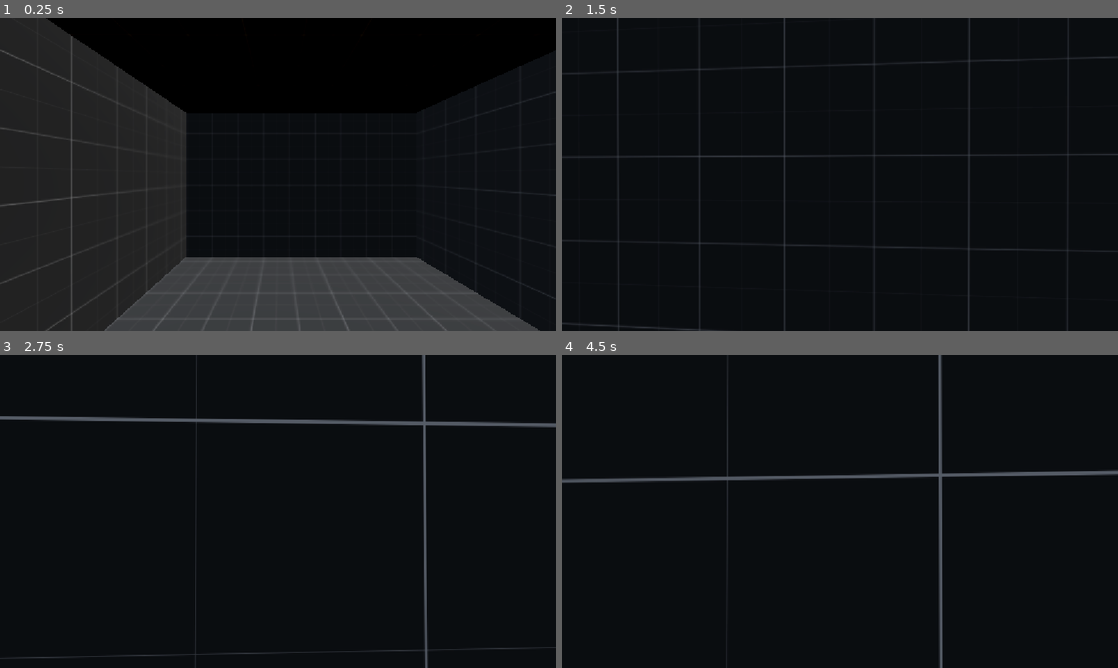
Above: before the commit, frames 1-4 (two rows, left to right).
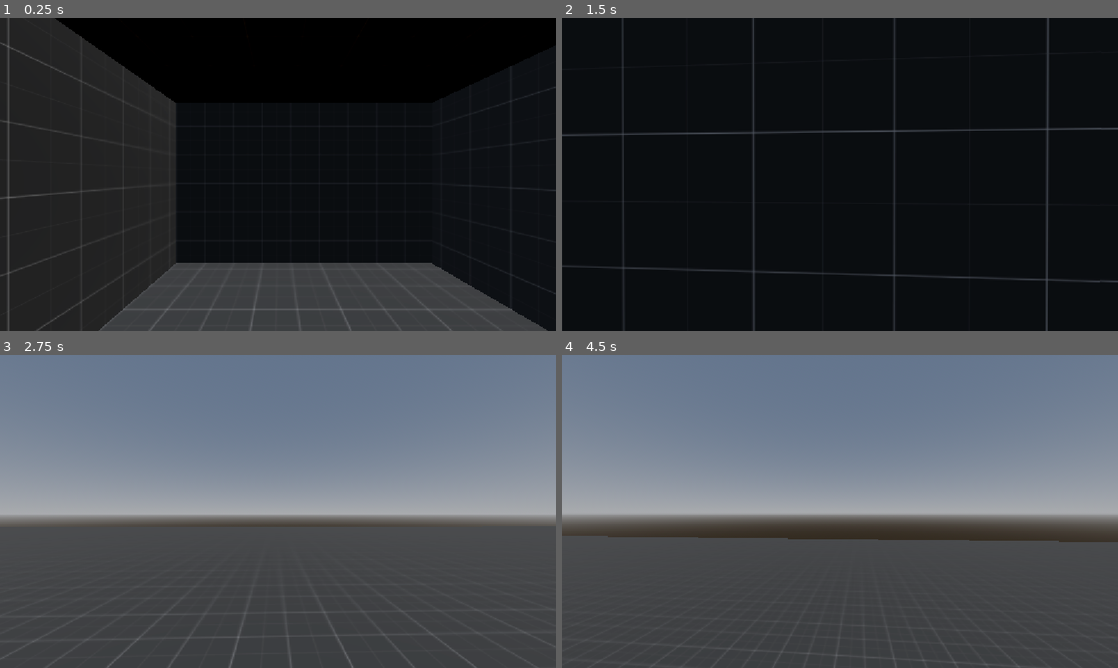
Above: after the commit, the same moments.

Repository: TNicolleDev/RE2Remake
Game: Godot game, scene res://Prototypes/ResidentEvil/1f_east_wing.tscn
The game is run twice, just before and just after one commit, with the same random seed, the same clock (stepped at 60 frames per second) and the same inputs. Before the commit the project has no main scene; this scene is started directly in both runs.
Inputs (mouse positions are in pixels of both pictures, inside the frame that each line leads up to):
- Up to frame 1 (0.25 s): no input
- Up to frame 2 (1.5 s): tap Enter (ui_accept) at 0.5, 0.77, 0.8, 1.07, 1.35 s; move the mouse to (867, 174) at 0.52 s; hold E (interact, bound only after the commit) 0.53-1.28 s; hold W (move_forward) from 0.53 s (still down); move the mouse to (812, 174) at 1.27 s
- Up to frame 3 (2.75 s): keep holding W (move_forward); tap Enter (ui_accept) at 1.52, 1.82, 2.3 s; tap E (interact, bound only after the commit) at 1.55 s; move the mouse to (289, 505) at 2.02 s; hold E (interact, bound only after the commit) from 2.03 s (still down)
- Up to frame 4 (4.5 s): keep holding W (move_forward); move the mouse to (834, 517) at 2.77 s; release E (interact, bound only after the commit) at 2.78 s; tap E (interact, bound only after the commit) at 2.85, 4.35 s; tap Enter (ui_accept) at 3.02, 3.32, 3.6, 3.77, 4.07 s; move the mouse to (878, 514) at 3.52 s; move the mouse to (795, 508) at 4.27 s

The runs differ from the first frame. In frame 1, 3.3% of the frame differs, in the area x 0-100%, y 0-100%; in frame 2, 3.7%; in frame 3, 100%; in frame 4, 100%.

Commit message:
trying something

Diff:
--- /dev/null
+++ b/Materials/floor.tres
@@ -0,0 +1,6 @@
+[gd_resource type="StandardMaterial3D" format=3 uid="uid://w6qssmhhh8nm"]
+
+[resource]
+albedo_color = Color(0.37413922, 0.37413928, 0.37413913, 1)
+metallic_specular = 0.0
+emission_enabled = true
--- /dev/null
+++ b/Props/Classroom/class_room_door.tscn
@@ -0,0 +1,185 @@
+[gd_scene format=3 uid="uid://bmopk2yat1vgb"]
+
+[ext_resource type="Script" uid="uid://mxonuectpbrq" path="res://Scripts/Props/door.gd" id="1_4ukgi"]
+[ext_resource type="Material" uid="uid://bdx34i4tmxqsh" path="res://Materials/meters_on_boxes.tres" id="1_jkhi4"]
+
+[sub_resource type="Animation" id="Animation_3a5wy"]
+length = 0.001
+tracks/0/type = "value"
+tracks/0/imported = false
+tracks/0/enabled = true
+tracks/0/path = NodePath("DoorHinge:rotation")
+tracks/0/interp = 1
+tracks/0/loop_wrap = true
+tracks/0/keys = {
+"times": PackedFloat32Array(0),
+"transitions": PackedFloat32Array(1),
+"update": 0,
+"values": [Vector3(0, 0, 0)]
+}
+tracks/1/type = "value"
+tracks/1/imported = false
+tracks/1/enabled = true
+tracks/1/path = NodePath("DoorHinge/Label3D:visible")
+tracks/1/interp = 1
+tracks/1/loop_wrap = true
+tracks/1/keys = {
+"times": PackedFloat32Array(0),
+"transitions": PackedFloat32Array(1),
+"update": 1,
+"values": [false]
+}
+tracks/2/type = "value"
+tracks/2/imported = false
+tracks/2/enabled = true
+tracks/2/path = NodePath("DoorHinge/Label3D:transparency")
+tracks/2/interp = 1
+tracks/2/loop_wrap = true
+tracks/2/keys = {
+"times": PackedFloat32Array(0),
+"transitions": PackedFloat32Array(1),
+"update": 0,
+"values": [0.0]
+}
+
+[sub_resource type="Animation" id="Animation_4ukgi"]
+resource_name = "animate_label"
+length = 2.5000000000000004
+tracks/0/type = "value"
+tracks/0/imported = false
+tracks/0/enabled = true
+tracks/0/path = NodePath("DoorHinge/Label3D:visible")
+tracks/0/interp = 1
+tracks/0/loop_wrap = true
+tracks/0/keys = {
+"times": PackedFloat32Array(0, 2.5),
+"transitions": PackedFloat32Array(1, 1),
+"update": 1,
+"values": [true, false]
+}
+tracks/1/type = "value"
+tracks/1/imported = false
+tracks/1/enabled = true
+tracks/1/path = NodePath("DoorHinge/Label3D:transparency")
+tracks/1/interp = 1
+tracks/1/loop_wrap = true
+tracks/1/keys = {
+"times": PackedFloat32Array(0, 2.5),
+"transitions": PackedFloat32Array(1, 1),
+"update": 0,
+"values": [0.0, 1.0]
+}
+
+[sub_resource type="Animation" id="Animation_h7emr"]
+resource_name = "close"
+length = 0.5
+tracks/0/type = "value"
+tracks/0/imported = false
+tracks/0/enabled = true
+tracks/0/path = NodePath("DoorHinge:rotation")
+tracks/0/interp = 1
+tracks/0/loop_wrap = true
+tracks/0/keys = {
+"times": PackedFloat32Array(0, 0.5),
+"transitions": PackedFloat32Array(1, 1),
+"update": 0,
+"values": [Vector3(0, -1.5707964, 0), Vector3(0, 0, 0)]
+}
+
+[sub_resource type="Animation" id="Animation_eocd3"]
+resource_name = "open"
+length = 0.5
+tracks/0/type = "value"
+tracks/0/imported = false
+tracks/0/enabled = true
+tracks/0/path = NodePath("DoorHinge:rotation")
+tracks/0/interp = 1
+tracks/0/loop_wrap = true
+tracks/0/keys = {
+"times": PackedFloat32Array(0, 0.5),
+"transitions": PackedFloat32Array(1, 1),
+"update": 0,
+"values": [Vector3(0, 0, 0), Vector3(0, -1.5707964, 0)]
+}
+
+[sub_resource type="AnimationLibrary" id="AnimationLibrary_r0jjm"]
+_data = {
+&"RESET": SubResource("Animation_3a5wy"),
+&"animate_label": SubResource("Animation_4ukgi"),
+&"close": SubResource("Animation_h7emr"),
+&"open": SubResource("Animation_eocd3")
+}
+
+[sub_resource type="BoxMesh" id="BoxMesh_xoiw8"]
+size = Vector3(1.5, 3, 0.1)
+
+[sub_resource type="BoxShape3D" id="BoxShape3D_xoiw8"]
+size = Vector3(1.5, 3, 0.1)
+
+[sub_resource type="BoxShape3D" id="BoxShape3D_yyujw"]
+size = Vector3(0.25, 0.25, 0.25)
+
+[sub_resource type="StandardMaterial3D" id="StandardMaterial3D_yyujw"]
+albedo_color = Color(0, 0, 0, 1)
+
+[sub_resource type="SphereMesh" id="SphereMesh_xoiw8"]
+material = SubResource("StandardMaterial3D_yyujw")
+radius = 0.05
+height = 0.1
+
+[node name="ClassRoomDoor" type="Node3D" unique_id=1041261534 groups=["Door"]]
+script = ExtResource("1_4ukgi")
+
+[node name="AnimationPlayer" type="AnimationPlayer" parent="." unique_id=480886233]
+libraries/ = SubResource("AnimationLibrary_r0jjm")
+
+[node name="DoorFrame" type="CSGCombiner3D" parent="." unique_id=657457179]
+use_collision = true
+
+[node name="CSGBox3D" type="CSGBox3D" parent="DoorFrame" unique_id=1825135446]
+transform = Transform3D(1, 0, 0, 0, 1, 0, 0, 0, 1, 0, 1.5, 0)
+size = Vector3(2, 3.5, 0.5)
+material = ExtResource("1_jkhi4")
+
+[node name="CSGBox3D2" type="CSGBox3D" parent="DoorFrame" unique_id=987099726]
+transform = Transform3D(1, 0, 0, 0, 1, 0, 0, 0, 1, 0, 1.5, 0)
+operation = 2
+size = Vector3(1.5, 3, 1)
+material = ExtResource("1_jkhi4")
+
+[node name="DoorHinge" type="Node3D" parent="." unique_id=768495727]
+transform = Transform3D(1, 0, 0, 0, 1, 0, 0, 0, 1, -0.75, 1.5, 0)
+
+[node name="MeshInstance3D" type="MeshInstance3D" parent="DoorHinge" unique_id=1161522033]
+transform = Transform3D(1, 0, 0, 0, 1, 0, 0, 0, 1, 0.75, 0, 0)
+mesh = SubResource("BoxMesh_xoiw8")
+
+[node name="RigidBody3D" type="RigidBody3D" parent="DoorHinge" unique_id=529640862]
+
+[node name="CollisionShape3D" type="CollisionShape3D" parent="DoorHinge/RigidBody3D" unique_id=593533984]
+transform = Transform3D(1, 0, 0, 0, 1, 0, 0, 0, 1, 0.75, 0, 0)
+shape = SubResource("BoxShape3D_xoiw8")
+
+[node name="Area3D" type="Area3D" parent="DoorHinge" unique_id=1693955989]
+transform = Transform3D(1, 0, 0, 0, 1, 0, 0, 0, 1, 0.3043348, 0, 0)
+
+[node name="CollisionShape3D" type="CollisionShape3D" parent="DoorHinge/Area3D" unique_id=2022978042]
+transform = Transform3D(1, 0, 0, 0, 1, 0, 0, 0, 1, 1.0305798, 0, 0)
+shape = SubResource("BoxShape3D_yyujw")
+debug_color = Color(0.8016762, 0, 0.46336335, 0.41960785)
+
+[node name="DoorKnob" type="MeshInstance3D" parent="DoorHinge" unique_id=944144116]
+transform = Transform3D(1, 0, 0, 0, 1, 0, 0, 0, 1, 1.392318, -0.003923893, -0.0889137)
+mesh = SubResource("SphereMesh_xoiw8")
+
+[node name="Label3D" type="Label3D" parent="DoorHinge" unique_id=1042429915]
+transform = Transform3D(-4.371139e-08, 0, 1, 0, 1, 0, -1, 0, -4.371139e-08, 1.3622308, -0.010110855, -0.47829258)
+visible = false
+billboard = 2
+text = "Press \"e'"
+outline_size = 16
+uppercase = true
+
+[connection signal="area_entered" from="DoorHinge/Area3D" to="." method="_on_area_3d_area_entered"]
+[connection signal="area_exited" from="DoorHinge/Area3D" to="." method="_on_area_3d_area_exited"]
+[connection signal="mouse_entered" from="DoorHinge/Area3D" to="." method="_on_area_3d_mouse_entered"]
--- /dev/null
+++ b/Prototypes/SchoolHorror/class_room.tscn
@@ -0,0 +1,141 @@
+[gd_scene format=3 uid="uid://wb3akhk54cf6"]
+
+[ext_resource type="Material" uid="uid://w6qssmhhh8nm" path="res://Materials/floor.tres" id="1_jltub"]
+[ext_resource type="Material" uid="uid://bdx34i4tmxqsh" path="res://Materials/meters_on_boxes.tres" id="2_cb2uj"]
+[ext_resource type="PackedScene" uid="uid://hw4ctmcm8g6a" path="res://Tofu/tofu.tscn" id="3_sfkf4"]
+[ext_resource type="PackedScene" uid="uid://bmopk2yat1vgb" path="res://Props/Classroom/class_room_door.tscn" id="4_cb2uj"]
+
+[sub_resource type="ProceduralSkyMaterial" id="ProceduralSkyMaterial_jltub"]
+sky_horizon_color = Color(0.66224277, 0.6717428, 0.6867428, 1)
+ground_horizon_color = Color(0.66224277, 0.6717428, 0.6867428, 1)
+
+[sub_resource type="Sky" id="Sky_cb2uj"]
+sky_material = SubResource("ProceduralSkyMaterial_jltub")
+
+[sub_resource type="Environment" id="Environment_sfkf4"]
+background_mode = 2
+sky = SubResource("Sky_cb2uj")
+glow_enabled = true
+
+[node name="ClassRoom" type="Node3D" unique_id=190655116]
+
+[node name="WorldEnvironment" type="WorldEnvironment" parent="." unique_id=1311089773]
+environment = SubResource("Environment_sfkf4")
+
+[node name="DirectionalLight3D" type="DirectionalLight3D" parent="." unique_id=882698497]
+transform = Transform3D(-0.8660254, -0.43301278, 0.25, 0, 0.49999997, 0.86602545, -0.50000006, 0.75, -0.43301266, 0, 0, 0)
+shadow_enabled = true
+
+[node name="Floor" type="CSGBox3D" parent="." unique_id=1592480122]
+transform = Transform3D(1, 0, 0, 0, 1, 0, 0, 0, 1, 0, -1.5, 0)
+material_override = ExtResource("2_cb2uj")
+use_collision = true
+size = Vector3(20, 0.1, 20)
+material = ExtResource("1_jltub")
+
+[node name="Ceiling" type="CSGBox3D" parent="." unique_id=1944776118]
+transform = Transform3D(1, 0, 0, 0, 1, 0, 0, 0, 1, 0, 1.745, 0)
+visible = false
+material_override = ExtResource("2_cb2uj")
+use_collision = true
+size = Vector3(20, 0.5, 20)
+material = ExtResource("1_jltub")
+
+[node name="Halls" type="CSGCombiner3D" parent="." unique_id=36960829]
+use_collision = true
+
+[node name="LeftHall" type="CSGBox3D" parent="Halls" unique_id=747790999]
+transform = Transform3D(1, 0, 0, 0, 1, 0, 0, 0, 1, -7.5, 0, 0)
+size = Vector3(5, 3, 20)
+material = ExtResource("2_cb2uj")
+
+[node name="TopHall" type="CSGBox3D" parent="Halls" unique_id=1947548367]
+transform = Transform3D(-4.371139e-08, 0, 1, 0, 1, 0, -1, 0, -4.371139e-08, 0, 0, -7.5)
+size = Vector3(5, 3, 20)
+material = ExtResource("2_cb2uj")
+
+[node name="LeftHallInterior" type="CSGBox3D" parent="Halls" unique_id=932166534]
+transform = Transform3D(1, 0, 0, 0, 1, 0, 0, 0, 1, -7.5, 0, 0)
+operation = 2
+size = Vector3(4, 3, 19)
+material = ExtResource("2_cb2uj")
+
+[node name="TopHallInterior" type="CSGBox3D" parent="Halls" unique_id=1008353661]
+transform = Transform3D(-4.371139e-08, 0, 1, 0, 1, 0, -1, 0, -4.371139e-08, 0, 0, -7.5)
+operation = 2
+size = Vector3(4, 3, 19)
+material = ExtResource("2_cb2uj")
+
+[node name="TopHallBathroomDoor" type="CSGBox3D" parent="Halls" unique_id=1093327875]
+transform = Transform3D(1, 0, 0, 0, 1, 0, 0, 0, 1, -3, 0, -5.25)
+operation = 2
+size = Vector3(1.5, 3, 1)
+material = ExtResource("2_cb2uj")
+
+[node name="TopHallClassRoomDoor" type="CSGBox3D" parent="Halls" unique_id=352795376]
+transform = Transform3D(1, 0, 0, 0, 1, 0, 0, 0, 1, 7.5, 0, -5.25)
+operation = 2
+size = Vector3(1.5, 3, 1)
+material = ExtResource("2_cb2uj")
+
+[node name="ExitDoorKeyRequired" type="CSGBox3D" parent="Halls" unique_id=1303902218]
+transform = Transform3D(-4.371139e-08, 0, -1, 0, 1, 0, 1, 0, -4.371139e-08, -9.75, 0, 6.3415585)
+operation = 2
+size = Vector3(1.5, 3, 1)
+material = ExtResource("2_cb2uj")
+
+[node name="Bathroom" type="CSGCombiner3D" parent="." unique_id=372436660]
+transform = Transform3D(1, 0, 0, 0, 1, 0, 0, 0, 1, -3, 0, -0.5)
+use_collision = true
+
+[node name="BathroomExterior" type="CSGBox3D" parent="Bathroom" unique_id=442371074]
+material_override = ExtResource("2_cb2uj")
+size = Vector3(5, 3, 10)
+material = ExtResource("2_cb2uj")
+
+[node name="BathroomInterior" type="CSGBox3D" parent="Bathroom" unique_id=94572110]
+operation = 2
+size = Vector3(4, 3, 9)
+material = ExtResource("2_cb2uj")
+
+[node name="Door" type="CSGBox3D" parent="Bathroom" unique_id=906972722]
+transform = Transform3D(1, 0, 0, 0, 1, 0, 0, 0, 1, 0, 0, -4.75)
+operation = 2
+size = Vector3(1.5, 3, 1)
+material = ExtResource("2_cb2uj")
+
+[node name="ClassRoom" type="CSGCombiner3D" parent="." unique_id=916064383]
+use_collision = true
+
+[node name="ClassRoomExterior" type="CSGBox3D" parent="ClassRoom" unique_id=1476401504]
+transform = Transform3D(1, 0, 0, 0, 1, 0, 0, 0, 1, 4.5, 0, 2.25)
+material_override = ExtResource("2_cb2uj")
+size = Vector3(11, 3, 15.5)
+material = ExtResource("2_cb2uj")
+
+[node name="ClassRoomInterior" type="CSGBox3D" parent="ClassRoom" unique_id=1188872930]
+transform = Transform3D(1, 0, 0, 0, 1, 0, 0, 0, 1, 4.5, 0, 2.25)
+material_override = ExtResource("2_cb2uj")
+operation = 2
+size = Vector3(10, 3, 14.5)
+material = ExtResource("2_cb2uj")
+
+[node name="ClassRoomDoor" type="CSGBox3D" parent="ClassRoom" unique_id=99934017]
+transform = Transform3D(1, 0, 0, 0, 1, 0, 0, 0, 1, 7.5, 0, -5.25)
+operation = 2
+size = Vector3(1.5, 3, 1)
+material = ExtResource("2_cb2uj")
+
+[node name="Tofu" parent="." unique_id=1542248161 instance=ExtResource("3_sfkf4")]
+transform = Transform3D(1, 0, 0, 0, 1, 0, 0, 0, 1, 2.017168, 0.9328636, 0)
+
+[node name="Doors" type="Node3D" parent="." unique_id=2110303225]
+
+[node name="DoorToClassRoom" parent="Doors" unique_id=1041261534 instance=ExtResource("4_cb2uj")]
+transform = Transform3D(-1, 0, -8.742278e-08, 0, 1, 0, 8.742278e-08, 0, -1, 7.5, -1.45, -5.25)
+
+[node name="DoorToWashRoom" parent="Doors" unique_id=1341724844 instance=ExtResource("4_cb2uj")]
+transform = Transform3D(1, 0, 0, 0, 1, 0, 0, 0, 1, -3, -1.45, -5.25)
+
+[node name="DoorToWashRoom2" parent="Doors" unique_id=619927079 instance=ExtResource("4_cb2uj")]
+transform = Transform3D(-4.371139e-08, 0, 1, 0, 1, 0, -1, 0, -4.371139e-08, -9.75, -1.45, 6.35)
--- /dev/null
+++ b/Scripts/Props/door.gd
@@ -0,0 +1,59 @@
+class_name Door extends Interactable
+
+@export var is_unlocked: bool = false
+
+var can_interact = false
+
+var is_closed: bool = true
+var is_open: bool = false
+
+
+@onready var animation_player: AnimationPlayer = $AnimationPlayer
+@onready var label_3d: Label3D = $DoorHinge/Label3D
+
+
+
+func _unhandled_input(event: InputEvent) -> void:
+	if event.is_action_pressed("interact") and can_interact:
+		interact()
+
+
+func interact():
+	check_if_locked()
+	if !is_unlocked:
+		return
+	if is_closed:
+		open()
+		is_closed = false
+		is_open = true
+	else:
+		close()
+		is_closed = true
+		is_open = false
+
+func open() -> void:
+	animation_player.play("open")
+
+func close() -> void:
+	animation_player.play("close")
+
+
+func _on_area_3d_area_entered(_area: Area3D) -> void:
+	can_interact = true
+	change_label_visibility()
+
+
+
+func _on_area_3d_area_exited(_area: Area3D) -> void:
+	can_interact = false
+
+
+func change_label_visibility():
+	animation_player.play("animate_label")
+
+func check_if_locked() -> void:
+	if !is_unlocked:
+		label_3d.text = "This is locked... You need to find the key."
+		label_3d.visible = true
+		await get_tree().create_timer(3.0).timeout
+		label_3d.visible = false
--- /dev/null
+++ b/Scripts/interactable.gd
@@ -0,0 +1,4 @@
+@abstract
+class_name Interactable extends Node3D
+
+@abstract func interact()
--- a/Tofu/tofu.gd
+++ b/Tofu/tofu.gd
@@ -1,12 +1,16 @@
 extends CharacterBody3D
 
 @export var speed:float = 3.0
+@export var aim_sensitivity: float = 0.001
+@export var jump_velocity: float = 5.0
 
-const JUMP_VELOCITY = 4.5
 @onready var camera_pivot: Node3D = $CameraPivot
+
+
+
+
+
 var mouse_motion:= Vector2.ZERO
-
-@export var aim_sensitivity: float = 0.001
 
 func _ready() -> void:
 	Input.mouse_mode = Input.MOUSE_MODE_CAPTURED
@@ -20,7 +24,7 @@
 
 	# Handle jump.
 	if Input.is_action_just_pressed("ui_accept") and is_on_floor():
-		velocity.y = JUMP_VELOCITY
+		velocity.y = jump_velocity
 
 	# Get the input direction and handle the movement/deceleration.
 	# As good practice, you should replace UI actions with custom gameplay actions.
@@ -45,6 +49,7 @@
 
 
 
+
 func handle_camera_rotation()-> void:
 	rotate_y(mouse_motion.x)
 	camera_pivot.rotate_x(mouse_motion.y)
--- a/Tofu/tofu.tscn
+++ b/Tofu/tofu.tscn
@@ -10,6 +10,9 @@
 material = ExtResource("2_h8pv7")
 size = Vector3(0.75, 1.5, 0.75)
 
+[sub_resource type="BoxShape3D" id="BoxShape3D_lgkt8"]
+size = Vector3(1, 0.28710938, 1)
+
 [node name="Tofu" type="CharacterBody3D" unique_id=1542248161]
 script = ExtResource("1_hpemb")
 
@@ -20,6 +23,13 @@
 mesh = SubResource("BoxMesh_jf38b")
 
 [node name="CameraPivot" type="Node3D" parent="." unique_id=932155180]
-transform = Transform3D(1, 0, 0, 0, 1, 0, 0, 0, 1, 0, 0.5476115, -0.08847028)
+transform = Transform3D(1, 0, 0, 0, 1, 0, 0, 0, 1, 0, 0.5, -0.5)
 
 [node name="Camera3D" type="Camera3D" parent="CameraPivot" unique_id=1450898794]
+
+[node name="InteractionZone" type="Area3D" parent="CameraPivot" unique_id=76526273 groups=["Interactor"]]
+transform = Transform3D(1, 0, 0, 0, 1, 0, 0, 0, 1, 0, -0.5, 0.5)
+
+[node name="CollisionShape3D" type="CollisionShape3D" parent="CameraPivot/InteractionZone" unique_id=1082925251]
+transform = Transform3D(1, 0, 0, 0, 1, 0, 0, 0, 1, 0, 0.462, -0.99994016)
+shape = SubResource("BoxShape3D_lgkt8")
--- a/project.godot
+++ b/project.godot
@@ -11,6 +11,7 @@
 [application]
 
 config/name="Resident Evil 2"
+run/main_scene="uid://c3lgt8ukkpicf"
 config/features=PackedStringArray("4.7", "Forward Plus")
 config/icon="res://Assets/icon.svg"
 
@@ -22,6 +23,11 @@
 [dotnet]
 
 project/assembly_name="Resident Evil 2"
+
+[global_group]
+
+Door=""
+Interactor=""
 
 [input]
 
@@ -45,6 +51,11 @@
 "events": [Object(InputEventKey,"resource_local_to_scene":false,"resource_name":"","device":-1,"window_id":0,"alt_press …(192 unchanged characters)…
 ]
 }
+interact={
+"deadzone": 0.2,
+"events": [Object(InputEventKey,"resource_local_to_scene":false,"resource_name":"","device":-1,"window_id":0,"alt_pressed":false,"shift_pressed":false,"ctrl_pressed":false,"meta_pressed":false,"pressed":false,"keycode":0,"physical_keycode":69,"key_label":0,"unicode":101,"location":0,"echo":false,"script":null)
+]
+}
 
 [physics]
 
--- /dev/null
+++ b/sandbox.tscn
@@ -0,0 +1,53 @@
+[gd_scene format=3 uid="uid://c3lgt8ukkpicf"]
+
+[ext_resource type="Material" uid="uid://bdx34i4tmxqsh" path="res://Materials/meters_on_boxes.tres" id="1_cojph"]
+[ext_resource type="PackedScene" uid="uid://hw4ctmcm8g6a" path="res://Tofu/tofu.tscn" id="2_p7lbm"]
+[ext_resource type="PackedScene" uid="uid://bmopk2yat1vgb" path="res://Props/Classroom/class_room_door.tscn" id="3_p7lbm"]
+
+[sub_resource type="ProceduralSkyMaterial" id="ProceduralSkyMaterial_cojph"]
+sky_horizon_color = Color(0.66224277, 0.6717428, 0.6867428, 1)
+ground_horizon_color = Color(0.66224277, 0.6717428, 0.6867428, 1)
+
+[sub_resource type="Sky" id="Sky_p7lbm"]
+sky_material = SubResource("ProceduralSkyMaterial_cojph")
+
+[sub_resource type="Environment" id="Environment_rvmsc"]
+background_mode = 2
+sky = SubResource("Sky_p7lbm")
+glow_enabled = true
+
+[node name="Sandbox" type="Node3D" unique_id=738471781]
+
+[node name="WorldEnvironment" type="WorldEnvironment" parent="." unique_id=56557225]
+environment = SubResource("Environment_rvmsc")
+
+[node name="DirectionalLight3D" type="DirectionalLight3D" parent="." unique_id=1119844957]
+transform = Transform3D(-0.8660254, -0.43301278, 0.25, 0, 0.49999997, 0.86602545, -0.50000006, 0.75, -0.43301266, 0, 0, 0)
+shadow_enabled = true
+
+[node name="Floor" type="CSGBox3D" parent="." unique_id=1477370175]
+transform = Transform3D(1, 0, 0, 0, 1, 0, 0, 0, 1, 0, 0.05, 0)
+use_collision = true
+size = Vector3(15, 0.1, 15)
+material = ExtResource("1_cojph")
+
+[node name="Walls" type="CSGCombiner3D" parent="." unique_id=1193591130]
+use_collision = true
+
+[node name="WallsExterior" type="CSGBox3D" parent="Walls" unique_id=915638596]
+transform = Transform3D(1, 0, 0, 0, 1, 0, 0, 0, 1, 0, 0.5, 0)
+material_override = ExtResource("1_cojph")
+size = Vector3(15, 1, 15)
+material = ExtResource("1_cojph")
+
+[node name="WallsExterior2" type="CSGBox3D" parent="Walls" unique_id=1931392646]
+transform = Transform3D(1, 0, 0, 0, 1, 0, 0, 0, 1, 0, 0.5, 0)
+operation = 2
+size = Vector3(14, 1, 14)
+material = ExtResource("1_cojph")
+
+[node name="Tofu" parent="." unique_id=1542248161 instance=ExtResource("2_p7lbm")]
+transform = Transform3D(-1, 0, -8.742278e-08, 0, 1, 0, 8.742278e-08, 0, -1, 0, 0.8499998, -2.697708)
+
+[node name="ClassRoomDoor" parent="." unique_id=1041261534 instance=ExtResource("3_p7lbm")]
+transform = Transform3D(1, 0, 0, 0, 1, 0, 0, 0, 1, 0, 0.1, 0)
Not shown, added: Scripts/Props/door.gd.uid
Not shown, added: Scripts/interactable.gd.uid
Not shown, added: Tofu/tofu.tscn17304402557.tmp
Not shown, added: sandbox.tscn8680651005.tmp
